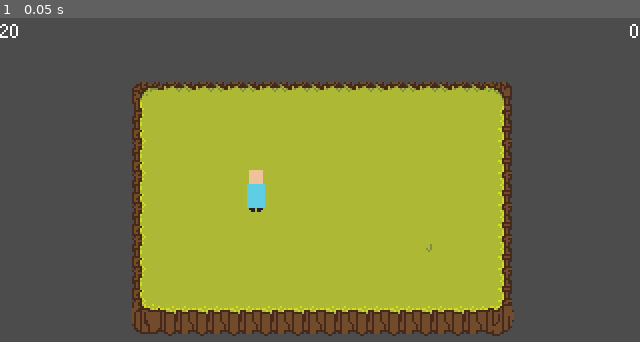
Above: before the commit, frame 1.
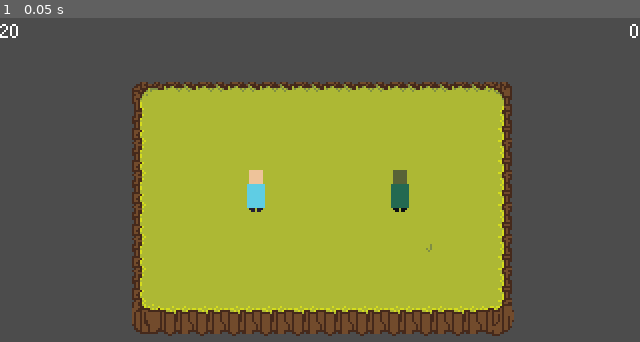
Above: after the commit, the same moment.

Repository: TeamKebab/GodotWildJam24
Game: Godot game, scene res://src/maps/TestShrine.tscn
The game is run twice, just before and just after one commit, with the same random seed, the same clock (stepped at 60 frames per second) and the same inputs. This scene is started directly instead of the project's main scene.
Inputs:
- Up to frame 1 (0.05 s): no input

The runs differ from the first frame. In frame 1, 0.3% of the frame differs, in the area x 61-64%, y 46-60%.

Commit message:
set baby texture by race

Diff:
--- a/src/components/HP.gd
+++ b/src/components/HP.gd
@@ -10,8 +10,8 @@
 var invulnerable_to = []
 var vulnerable_to = []
 
-func _init(max_hp):
-	self.max_hp = max_hp
+func _init(start_max_hp):
+	max_hp = start_max_hp
 	hp = max_hp
 
 
--- a/src/entities/characters/Companion.gd
+++ b/src/entities/characters/Companion.gd
@@ -2,6 +2,8 @@
 
 
 export var id: String = "baby mama"
+export var want_baby_text: String = "want_baby"
+export var race: String = "human"
 
 var can_have_baby = false
 
@@ -22,7 +24,7 @@
 	elif is_baby_parent(player):
 		Narrator.show("is_parent")
 	else:
-		Narrator.ask("want_baby")
+		Narrator.ask(want_baby_text)
 		can_have_baby = true
 
 
@@ -39,7 +41,8 @@
 
 func get_baby():
 	return {
-		"parent": id
+		"parent": id,
+		"race": race
 	}
 
 
--- /dev/null
+++ b/src/entities/characters/OrcCompanion.tscn
@@ -0,0 +1,15 @@
+[gd_scene load_steps=2 format=2]
+
+[ext_resource path="res://src/entities/characters/Companion.tscn" type="PackedScene" id=1]
+
+[node name="OrcCompanion" instance=ExtResource( 1 )]
+id = "orc_companion"
+want_baby_text = "want_baby_orc"
+race = "orc"
+
+[node name="Sprite" parent="." index="1"]
+modulate = Color( 0.368627, 0.509804, 0.356863, 1 )
+
+[node name="Interaction" parent="." index="2"]
+disabled = false
+help = "Press [C] to talk"
--- a/src/entities/characters/Player.gd
+++ b/src/entities/characters/Player.gd
@@ -1,7 +1,19 @@
+tool
 extends KinematicBody2D
 
 
+const RACE_TEXTURES = {
+	"human": preload("res://assets/sprites/hero.png"),
+	"orc": preload("res://assets/sprites/orc.png"),
+	"elf": preload("res://assets/sprites/elf.png"),
+}
+
 const HP = preload("res://src/components/HP.gd")
+
+
+const SPRITE_WIDTH = 24
+const SPRITE_HEIGHT = 24
+const FRAMES = 1
 
 
 enum State {
@@ -10,6 +22,9 @@
 	Attack,
 }
 
+export(String, "Right", "Left", "Up", "Down") var facing_direction = "Down" setget _set_facing_direction
+export(String, "Teen", "Adult", "Elder") var age = "Teen" setget _set_age
+
 
 var acceleration: float = 300
 var max_speed: float = 100
@@ -32,14 +47,22 @@
 
 
 func _ready():
+	if Engine.editor_hint:
+		return
+
 	Game.connect("time_passes", self, "_on_time_passes")
 	Game.connect("day_ended", self, "_on_day_ended")
 
 	detection.connect("body_entered", self, "_on_detection_body_entered")
 	detection.connect("body_exited", self, "_on_detection_body_exited")
 
+	set_sprite_sheet()
+
 
 func _physics_process(delta):
+	if Engine.editor_hint:
+		return
+
 	match state:
 		State.Move:
 			_move(delta)
@@ -76,6 +99,7 @@
 		return
 
 	_baby = baby
+	baby_sprite.set_texture(RACE_TEXTURES[baby.race])
 	baby_sprite.show()
 
 
@@ -84,7 +108,6 @@
 
 
 func is_in_reproductive_age():
-	var age = animationAge.get_current_node()
 	return age == "Adult" or age == "Elder"
 
 
@@ -161,8 +184,8 @@
 
 
 func _on_time_passes(time_of_day):
-	var age = animationAge.get_current_node()
-	match age:
+	var current_age = animationAge.get_current_node()
+	match current_age:
 		"Teen":
 			if time_of_day >= Game.ADULT_AGE:
 				animationAge.travel("Adult")
@@ -173,3 +196,37 @@
 
 func _on_day_ended():
 	die()
+
+
+func _set_age(new_age):
+	if new_age == "" or new_age == age:
+		return
+
+	age = new_age
+	set_sprite_sheet()
+
+
+func _set_facing_direction(new_direction):
+	if new_direction == "" or facing_direction == new_direction:
+		return
+	facing_direction = new_direction
+	set_sprite_sheet()
+
+
+func set_sprite_sheet():
+	if find_node("Sprite") == null:
+		return
+
+	var size = Vector2(SPRITE_WIDTH, SPRITE_HEIGHT * FRAMES)
+
+	var ages = ["Baby", "Teen", "Adult", "Elder"]
+	var age_index = ages.find(age)
+	var age_offset = age_index * size.x
+
+	var directions = ["Right", "Left", "Down", "Up"]
+	var direction_index = directions.find(facing_direction)
+	var direction_offset = size.x * 4 * direction_index
+
+	var pos = Vector2(age_offset + direction_offset, 0)
+
+	find_node("Sprite").region_rect = Rect2(pos, size)
--- a/src/entities/characters/Player.tscn
+++ b/src/entities/characters/Player.tscn
@@ -105,6 +105,7 @@
 collision_layer = 4
 collision_mask = 31
 script = ExtResource( 2 )
+facing_direction = "Right"
 
 [node name="CollisionShape2D" type="CollisionShape2D" parent="."]
 position = Vector2( 0.111362, -1.45676 )
@@ -118,10 +119,8 @@
 [node name="Sprite" type="Sprite" parent="."]
 position = Vector2( 0.5, -10 )
 texture = ExtResource( 1 )
-hframes = 3
-frame = 1
 region_enabled = true
-region_rect = Rect2( 24, 0, 72, 24 )
+region_rect = Rect2( 24, 0, 24, 24 )
 
 [node name="BabySprite" type="Sprite" parent="."]
 visible = false
@@ -163,18 +162,23 @@
 [node name="DetectionBox" parent="." instance=ExtResource( 3 )]
 position = Vector2( 8, -6 )
 collision_mask = 320
-shape = SubResource( 28 )
+shape = SubResource( 19 )
+disabled = false
 
 [node name="HurtBox" parent="." instance=ExtResource( 5 )]
 position = Vector2( 0.111362, -6.45676 )
 collision_layer = 32
 collision_mask = 0
-shape = SubResource( 29 )
+shape = SubResource( 20 )
+disabled = false
 
 [node name="Attack" parent="." instance=ExtResource( 6 )]
 position = Vector2( 8.11136, -6.45676 )
 collision_layer = 0
 collision_mask = 128
-shape = SubResource( 30 )
+shape = SubResource( 21 )
 disabled = true
+damage = 1
 knockback_strength = 50
+single_hit = true
+area_attack = false
--- a/src/maps/TestShrine.tscn
+++ b/src/maps/TestShrine.tscn
@@ -1,14 +1,21 @@
-[gd_scene load_steps=3 format=2]
+[gd_scene load_steps=4 format=2]
 
 [ext_resource path="res://src/maps/Shrine.tscn" type="PackedScene" id=1]
 [ext_resource path="res://src/entities/characters/Companion.tscn" type="PackedScene" id=2]
+[ext_resource path="res://src/entities/characters/OrcCompanion.tscn" type="PackedScene" id=3]
 
 [node name="Shrine" instance=ExtResource( 1 )]
 
 [node name="Gateway" parent="YSort" index="0"]
+disabled = false
 help = "Press [C] to exit"
 map_path = "res://src/maps/TestLevel.tscn"
 entry_name = "Shrine"
+immediate = true
+question = "ask_next_map"
 
 [node name="Companion" parent="YSort" index="1" instance=ExtResource( 2 )]
 position = Vector2( 128, 96 )
+
+[node name="OrcCompanion" parent="YSort" index="2" instance=ExtResource( 3 )]
+position = Vector2( 200, 96 )
--- a/src/resources/animations/Hero/Adult.tres
+++ b/src/resources/animations/Hero/Adult.tres
@@ -3,7 +3,7 @@
 [resource]
 resource_name = "Adult"
 tracks/0/type = "value"
-tracks/0/path = NodePath("Sprite:frame")
+tracks/0/path = NodePath(".:age")
 tracks/0/interp = 1
 tracks/0/loop_wrap = true
 tracks/0/imported = false
@@ -12,5 +12,5 @@
 "times": PoolRealArray( 0 ),
 "transitions": PoolRealArray( 1 ),
 "update": 1,
-"values": [ 1 ]
+"values": [ "Adult" ]
 }
--- a/src/resources/animations/Hero/Down.tres
+++ b/src/resources/animations/Hero/Down.tres
@@ -2,7 +2,6 @@
 
 [resource]
 length = 0.1
-loop = true
 tracks/0/type = "value"
 tracks/0/path = NodePath("DetectionBox:position")
 tracks/0/interp = 1
@@ -28,7 +27,7 @@
 "values": [ 90.0 ]
 }
 tracks/2/type = "value"
-tracks/2/path = NodePath("Sprite:region_rect")
+tracks/2/path = NodePath("BabySprite:z_index")
 tracks/2/interp = 1
 tracks/2/loop_wrap = true
 tracks/2/imported = false
@@ -36,11 +35,11 @@
 tracks/2/keys = {
 "times": PoolRealArray( 0 ),
 "transitions": PoolRealArray( 1 ),
-"update": 0,
-"values": [ Rect2( 216, 0, 72, 24 ) ]
+"update": 1,
+"values": [ -1 ]
 }
 tracks/3/type = "value"
-tracks/3/path = NodePath("BabySprite:z_index")
+tracks/3/path = NodePath("BabySprite:region_rect")
 tracks/3/interp = 1
 tracks/3/loop_wrap = true
 tracks/3/imported = false
@@ -48,11 +47,11 @@
 tracks/3/keys = {
 "times": PoolRealArray( 0 ),
 "transitions": PoolRealArray( 1 ),
-"update": 1,
-"values": [ -1 ]
+"update": 0,
+"values": [ Rect2( 192, 0, 24, 24 ) ]
 }
 tracks/4/type = "value"
-tracks/4/path = NodePath("BabySprite:region_rect")
+tracks/4/path = NodePath("Attack:position")
 tracks/4/interp = 1
 tracks/4/loop_wrap = true
 tracks/4/imported = false
@@ -61,10 +60,10 @@
 "times": PoolRealArray( 0 ),
 "transitions": PoolRealArray( 1 ),
 "update": 0,
-"values": [ Rect2( 192, 0, 24, 24 ) ]
+"values": [ Vector2( -1.5, 7.54324 ) ]
 }
 tracks/5/type = "value"
-tracks/5/path = NodePath("Attack:position")
+tracks/5/path = NodePath("Attack:rotation_degrees")
 tracks/5/interp = 1
 tracks/5/loop_wrap = true
 tracks/5/imported = false
@@ -73,10 +72,10 @@
 "times": PoolRealArray( 0 ),
 "transitions": PoolRealArray( 1 ),
 "update": 0,
-"values": [ Vector2( -1.5, 7.54324 ) ]
+"values": [ 90.0 ]
 }
 tracks/6/type = "value"
-tracks/6/path = NodePath("Attack:rotation_degrees")
+tracks/6/path = NodePath("AttackSprite:region_rect")
 tracks/6/interp = 1
 tracks/6/loop_wrap = true
 tracks/6/imported = false
@@ -85,10 +84,10 @@
 "times": PoolRealArray( 0 ),
 "transitions": PoolRealArray( 1 ),
 "update": 0,
-"values": [ 90.0 ]
+"values": [ Rect2( 32, 0, 16, 48 ) ]
 }
 tracks/7/type = "value"
-tracks/7/path = NodePath("AttackSprite:region_rect")
+tracks/7/path = NodePath("AttackSprite:position")
 tracks/7/interp = 1
 tracks/7/loop_wrap = true
 tracks/7/imported = false
@@ -97,10 +96,10 @@
 "times": PoolRealArray( 0 ),
 "transitions": PoolRealArray( 1 ),
 "update": 0,
-"values": [ Rect2( 32, 0, 16, 48 ) ]
+"values": [ Vector2( 2.11136, 0.54324 ) ]
 }
 tracks/8/type = "value"
-tracks/8/path = NodePath("AttackSprite:position")
+tracks/8/path = NodePath("AttackSprite:z_index")
 tracks/8/interp = 1
 tracks/8/loop_wrap = true
 tracks/8/imported = false
@@ -108,11 +107,11 @@
 tracks/8/keys = {
 "times": PoolRealArray( 0 ),
 "transitions": PoolRealArray( 1 ),
-"update": 0,
-"values": [ Vector2( 2.11136, 0.54324 ) ]
+"update": 1,
+"values": [ 0 ]
 }
 tracks/9/type = "value"
-tracks/9/path = NodePath("AttackSprite:z_index")
+tracks/9/path = NodePath(".:facing_direction")
 tracks/9/interp = 1
 tracks/9/loop_wrap = true
 tracks/9/imported = false
@@ -121,5 +120,5 @@
 "times": PoolRealArray( 0 ),
 "transitions": PoolRealArray( 1 ),
 "update": 1,
-"values": [ 0 ]
+"values": [ "Down" ]
 }
--- a/src/resources/animations/Hero/Elder.tres
+++ b/src/resources/animations/Hero/Elder.tres
@@ -3,7 +3,7 @@
 [resource]
 resource_name = "Elder"
 tracks/0/type = "value"
-tracks/0/path = NodePath("Sprite:frame")
+tracks/0/path = NodePath(".:age")
 tracks/0/interp = 1
 tracks/0/loop_wrap = true
 tracks/0/imported = false
@@ -12,5 +12,5 @@
 "times": PoolRealArray( 0 ),
 "transitions": PoolRealArray( 1 ),
 "update": 1,
-"values": [ 2 ]
+"values": [ "Elder" ]
 }
--- a/src/resources/animations/Hero/Left.tres
+++ b/src/resources/animations/Hero/Left.tres
@@ -2,7 +2,6 @@
 
 [resource]
 length = 0.1
-loop = true
 tracks/0/type = "value"
 tracks/0/path = NodePath("DetectionBox:position")
 tracks/0/interp = 1
@@ -28,7 +27,7 @@
 "values": [ 0.0 ]
 }
 tracks/2/type = "value"
-tracks/2/path = NodePath("Sprite:region_rect")
+tracks/2/path = NodePath("BabySprite:region_rect")
 tracks/2/interp = 1
 tracks/2/loop_wrap = true
 tracks/2/imported = false
@@ -37,10 +36,10 @@
 "times": PoolRealArray( 0 ),
 "transitions": PoolRealArray( 1 ),
 "update": 0,
-"values": [ Rect2( 120, 0, 72, 24 ) ]
+"values": [ Rect2( 96, 0, 24, 24 ) ]
 }
 tracks/3/type = "value"
-tracks/3/path = NodePath("BabySprite:region_rect")
+tracks/3/path = NodePath("BabySprite:z_index")
 tracks/3/interp = 1
 tracks/3/loop_wrap = true
 tracks/3/imported = false
@@ -48,11 +47,11 @@
 tracks/3/keys = {
 "times": PoolRealArray( 0 ),
 "transitions": PoolRealArray( 1 ),
-"update": 0,
-"values": [ Rect2( 96, 0, 24, 24 ) ]
+"update": 1,
+"values": [ 0 ]
 }
 tracks/4/type = "value"
-tracks/4/path = NodePath("BabySprite:z_index")
+tracks/4/path = NodePath("Attack:position")
 tracks/4/interp = 1
 tracks/4/loop_wrap = true
 tracks/4/imported = false
@@ -60,11 +59,11 @@
 tracks/4/keys = {
 "times": PoolRealArray( 0 ),
 "transitions": PoolRealArray( 1 ),
-"update": 1,
-"values": [ 0 ]
+"update": 0,
+"values": [ Vector2( -12.8886, -6.45676 ) ]
 }
 tracks/5/type = "value"
-tracks/5/path = NodePath("Attack:position")
+tracks/5/path = NodePath("Attack:rotation_degrees")
 tracks/5/interp = 1
 tracks/5/loop_wrap = true
 tracks/5/imported = false
@@ -73,10 +72,10 @@
 "times": PoolRealArray( 0 ),
 "transitions": PoolRealArray( 1 ),
 "update": 0,
-"values": [ Vector2( -12.8886, -6.45676 ) ]
+"values": [ 0.0 ]
 }
 tracks/6/type = "value"
-tracks/6/path = NodePath("Attack:rotation_degrees")
+tracks/6/path = NodePath("AttackSprite:region_rect")
 tracks/6/interp = 1
 tracks/6/loop_wrap = true
 tracks/6/imported = false
@@ -85,10 +84,10 @@
 "times": PoolRealArray( 0 ),
 "transitions": PoolRealArray( 1 ),
 "update": 0,
-"values": [ 0.0 ]
+"values": [ Rect2( 16, 0, 16, 48 ) ]
 }
 tracks/7/type = "value"
-tracks/7/path = NodePath("AttackSprite:region_rect")
+tracks/7/path = NodePath("AttackSprite:position")
 tracks/7/interp = 1
 tracks/7/loop_wrap = true
 tracks/7/imported = false
@@ -97,10 +96,10 @@
 "times": PoolRealArray( 0 ),
 "transitions": PoolRealArray( 1 ),
 "update": 0,
-"values": [ Rect2( 16, 0, 16, 48 ) ]
+"values": [ Vector2( -13.8886, -12.4568 ) ]
 }
 tracks/8/type = "value"
-tracks/8/path = NodePath("AttackSprite:position")
+tracks/8/path = NodePath("AttackSprite:z_index")
 tracks/8/interp = 1
 tracks/8/loop_wrap = true
 tracks/8/imported = false
@@ -108,11 +107,11 @@
 tracks/8/keys = {
 "times": PoolRealArray( 0 ),
 "transitions": PoolRealArray( 1 ),
-"update": 0,
-"values": [ Vector2( -13.8886, -12.4568 ) ]
+"update": 1,
+"values": [ 0 ]
 }
 tracks/9/type = "value"
-tracks/9/path = NodePath("AttackSprite:z_index")
+tracks/9/path = NodePath(".:facing_direction")
 tracks/9/interp = 1
 tracks/9/loop_wrap = true
 tracks/9/imported = false
@@ -121,5 +120,5 @@
 "times": PoolRealArray( 0 ),
 "transitions": PoolRealArray( 1 ),
 "update": 1,
-"values": [ 0 ]
+"values": [ "Left" ]
 }
--- a/src/resources/animations/Hero/Right.tres
+++ b/src/resources/animations/Hero/Right.tres
@@ -2,7 +2,6 @@
 
 [resource]
 length = 0.1
-loop = true
 tracks/0/type = "value"
 tracks/0/path = NodePath("DetectionBox:position")
 tracks/0/interp = 1
@@ -28,7 +27,7 @@
 "values": [ 0.0 ]
 }
 tracks/2/type = "value"
-tracks/2/path = NodePath("Sprite:region_rect")
+tracks/2/path = NodePath("BabySprite:region_rect")
 tracks/2/interp = 1
 tracks/2/loop_wrap = true
 tracks/2/imported = false
@@ -37,10 +36,10 @@
 "times": PoolRealArray( 0 ),
 "transitions": PoolRealArray( 1 ),
 "update": 0,
-"values": [ Rect2( 24, 0, 72, 24 ) ]
+"values": [ Rect2( 0, 0, 24, 24 ) ]
 }
 tracks/3/type = "value"
-tracks/3/path = NodePath("BabySprite:region_rect")
+tracks/3/path = NodePath("BabySprite:z_index")
 tracks/3/interp = 1
 tracks/3/loop_wrap = true
 tracks/3/imported = false
@@ -48,11 +47,11 @@
 tracks/3/keys = {
 "times": PoolRealArray( 0 ),
 "transitions": PoolRealArray( 1 ),
-"update": 0,
-"values": [ Rect2( 0, 0, 24, 24 ) ]
+"update": 1,
+"values": [ 0 ]
 }
 tracks/4/type = "value"
-tracks/4/path = NodePath("BabySprite:z_index")
+tracks/4/path = NodePath("Attack:position")
 tracks/4/interp = 1
 tracks/4/loop_wrap = true
 tracks/4/imported = false
@@ -60,11 +59,11 @@
 tracks/4/keys = {
 "times": PoolRealArray( 0 ),
 "transitions": PoolRealArray( 1 ),
-"update": 1,
-"values": [ 0 ]
+"update": 0,
+"values": [ Vector2( 8.11136, -6.45676 ) ]
 }
 tracks/5/type = "value"
-tracks/5/path = NodePath("Attack:position")
+tracks/5/path = NodePath("Attack:rotation_degrees")
 tracks/5/interp = 1
 tracks/5/loop_wrap = true
 tracks/5/imported = false
@@ -73,10 +72,10 @@
 "times": PoolRealArray( 0 ),
 "transitions": PoolRealArray( 1 ),
 "update": 0,
-"values": [ Vector2( 8.11136, -6.45676 ) ]
+"values": [ 0.0 ]
 }
 tracks/6/type = "value"
-tracks/6/path = NodePath("Attack:rotation_degrees")
+tracks/6/path = NodePath("AttackSprite:region_rect")
 tracks/6/interp = 1
 tracks/6/loop_wrap = true
 tracks/6/imported = false
@@ -85,10 +84,10 @@
 "times": PoolRealArray( 0 ),
 "transitions": PoolRealArray( 1 ),
 "update": 0,
-"values": [ 0.0 ]
+"values": [ Rect2( 0, 0, 16, 48 ) ]
 }
 tracks/7/type = "value"
-tracks/7/path = NodePath("AttackSprite:region_rect")
+tracks/7/path = NodePath("AttackSprite:position")
 tracks/7/interp = 1
 tracks/7/loop_wrap = true
 tracks/7/imported = false
@@ -97,10 +96,10 @@
 "times": PoolRealArray( 0 ),
 "transitions": PoolRealArray( 1 ),
 "update": 0,
-"values": [ Rect2( 0, 0, 16, 48 ) ]
+"values": [ Vector2( 12.1114, -12.4568 ) ]
 }
 tracks/8/type = "value"
-tracks/8/path = NodePath("AttackSprite:position")
+tracks/8/path = NodePath("AttackSprite:z_index")
 tracks/8/interp = 1
 tracks/8/loop_wrap = true
 tracks/8/imported = false
@@ -108,11 +107,11 @@
 tracks/8/keys = {
 "times": PoolRealArray( 0 ),
 "transitions": PoolRealArray( 1 ),
-"update": 0,
-"values": [ Vector2( 12.1114, -12.4568 ) ]
+"update": 1,
+"values": [ 0 ]
 }
 tracks/9/type = "value"
-tracks/9/path = NodePath("AttackSprite:z_index")
+tracks/9/path = NodePath(".:facing_direction")
 tracks/9/interp = 1
 tracks/9/loop_wrap = true
 tracks/9/imported = false
@@ -121,5 +120,5 @@
 "times": PoolRealArray( 0 ),
 "transitions": PoolRealArray( 1 ),
 "update": 1,
-"values": [ 0 ]
+"values": [ "Right" ]
 }
--- a/src/resources/animations/Hero/Teen.tres
+++ b/src/resources/animations/Hero/Teen.tres
@@ -3,7 +3,7 @@
 [resource]
 resource_name = "Teen"
 tracks/0/type = "value"
-tracks/0/path = NodePath("Sprite:frame")
+tracks/0/path = NodePath(".:age")
 tracks/0/interp = 1
 tracks/0/loop_wrap = true
 tracks/0/imported = false
@@ -12,5 +12,5 @@
 "times": PoolRealArray( 0 ),
 "transitions": PoolRealArray( 1 ),
 "update": 1,
-"values": [ 0 ]
+"values": [ "Teen" ]
 }
--- a/src/resources/animations/Hero/Up.tres
+++ b/src/resources/animations/Hero/Up.tres
@@ -2,7 +2,6 @@
 
 [resource]
 length = 0.1
-loop = true
 tracks/0/type = "value"
 tracks/0/path = NodePath("DetectionBox:position")
 tracks/0/interp = 1
@@ -28,7 +27,7 @@
 "values": [ 90.0 ]
 }
 tracks/2/type = "value"
-tracks/2/path = NodePath("Sprite:region_rect")
+tracks/2/path = NodePath("BabySprite:region_rect")
 tracks/2/interp = 1
 tracks/2/loop_wrap = true
 tracks/2/imported = false
@@ -37,10 +36,10 @@
 "times": PoolRealArray( 0 ),
 "transitions": PoolRealArray( 1 ),
 "update": 0,
-"values": [ Rect2( 312, 0, 72, 24 ) ]
+"values": [ Rect2( 288, 0, 24, 24 ) ]
 }
 tracks/3/type = "value"
-tracks/3/path = NodePath("BabySprite:region_rect")
+tracks/3/path = NodePath("BabySprite:z_index")
 tracks/3/interp = 1
 tracks/3/loop_wrap = true
 tracks/3/imported = false
@@ -48,11 +47,11 @@
 tracks/3/keys = {
 "times": PoolRealArray( 0 ),
 "transitions": PoolRealArray( 1 ),
-"update": 0,
-"values": [ Rect2( 288, 0, 24, 24 ) ]
+"update": 1,
+"values": [ 0 ]
 }
 tracks/4/type = "value"
-tracks/4/path = NodePath("BabySprite:z_index")
+tracks/4/path = NodePath("Attack:position")
 tracks/4/interp = 1
 tracks/4/loop_wrap = true
 tracks/4/imported = false
@@ -60,11 +59,11 @@
 tracks/4/keys = {
 "times": PoolRealArray( 0 ),
 "transitions": PoolRealArray( 1 ),
-"update": 1,
-"values": [ 0 ]
+"update": 0,
+"values": [ Vector2( -1.5, -11.4568 ) ]
 }
 tracks/5/type = "value"
-tracks/5/path = NodePath("Attack:position")
+tracks/5/path = NodePath("Attack:rotation_degrees")
 tracks/5/interp = 1
 tracks/5/loop_wrap = true
 tracks/5/imported = false
@@ -73,10 +72,10 @@
 "times": PoolRealArray( 0 ),
 "transitions": PoolRealArray( 1 ),
 "update": 0,
-"values": [ Vector2( -1.5, -11.4568 ) ]
+"values": [ 90.0 ]
 }
 tracks/6/type = "value"
-tracks/6/path = NodePath("Attack:rotation_degrees")
+tracks/6/path = NodePath("AttackSprite:region_rect")
 tracks/6/interp = 1
 tracks/6/loop_wrap = true
 tracks/6/imported = false
@@ -85,10 +84,10 @@
 "times": PoolRealArray( 0 ),
 "transitions": PoolRealArray( 1 ),
 "update": 0,
-"values": [ 90.0 ]
+"values": [ Rect2( 48, 0, 16, 48 ) ]
 }
 tracks/7/type = "value"
-tracks/7/path = NodePath("AttackSprite:region_rect")
+tracks/7/path = NodePath("AttackSprite:position")
 tracks/7/interp = 1
 tracks/7/loop_wrap = true
 tracks/7/imported = false
@@ -97,10 +96,10 @@
 "times": PoolRealArray( 0 ),
 "transitions": PoolRealArray( 1 ),
 "update": 0,
-"values": [ Rect2( 48, 0, 16, 48 ) ]
+"values": [ Vector2( -3.889, -14.457 ) ]
 }
 tracks/8/type = "value"
-tracks/8/path = NodePath("AttackSprite:position")
+tracks/8/path = NodePath("AttackSprite:z_index")
 tracks/8/interp = 1
 tracks/8/loop_wrap = true
 tracks/8/imported = false
@@ -108,11 +107,11 @@
 tracks/8/keys = {
 "times": PoolRealArray( 0 ),
 "transitions": PoolRealArray( 1 ),
-"update": 0,
-"values": [ Vector2( -3.889, -14.457 ) ]
+"update": 1,
+"values": [ -1 ]
 }
 tracks/9/type = "value"
-tracks/9/path = NodePath("AttackSprite:z_index")
+tracks/9/path = NodePath(".:facing_direction")
 tracks/9/interp = 1
 tracks/9/loop_wrap = true
 tracks/9/imported = false
@@ -121,5 +120,5 @@
 "times": PoolRealArray( 0 ),
 "transitions": PoolRealArray( 1 ),
 "update": 1,
-"values": [ -1 ]
+"values": [ "Up" ]
 }
Binary file added: aseprite/orc_palette.aseprite
Binary file added: assets/sprites/orc.png
Not shown, added: assets/sprites/orc.png.import
Not shown: 2 places in src/entities/characters/Player.tscn that only renumber resources
